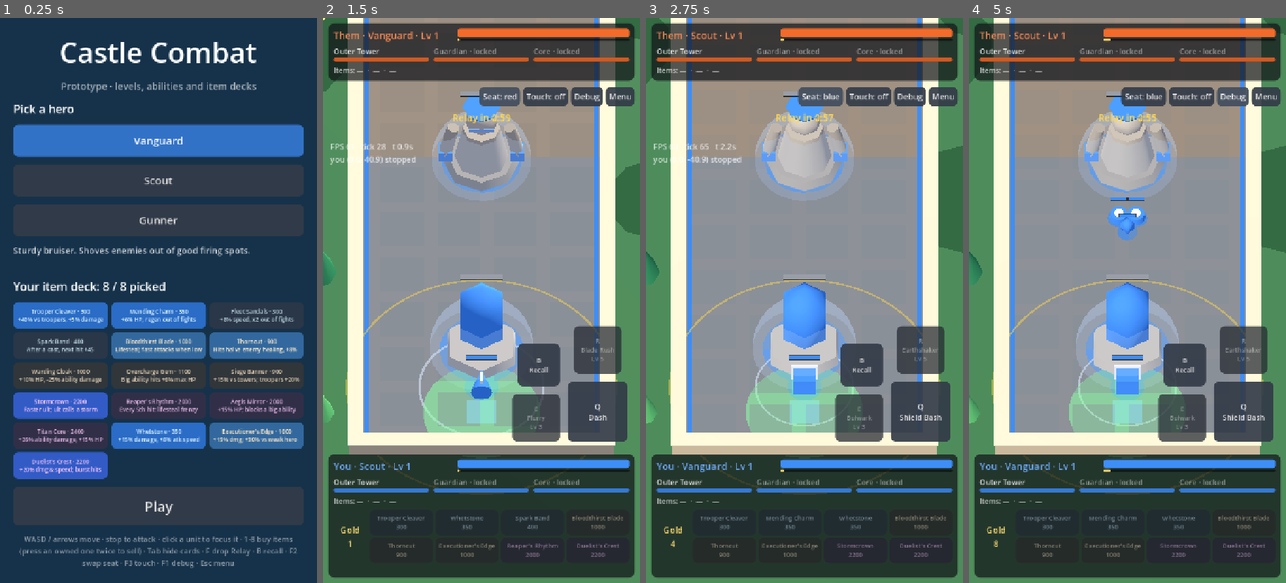
Above: before the commit, frames 1-4 (left to right).
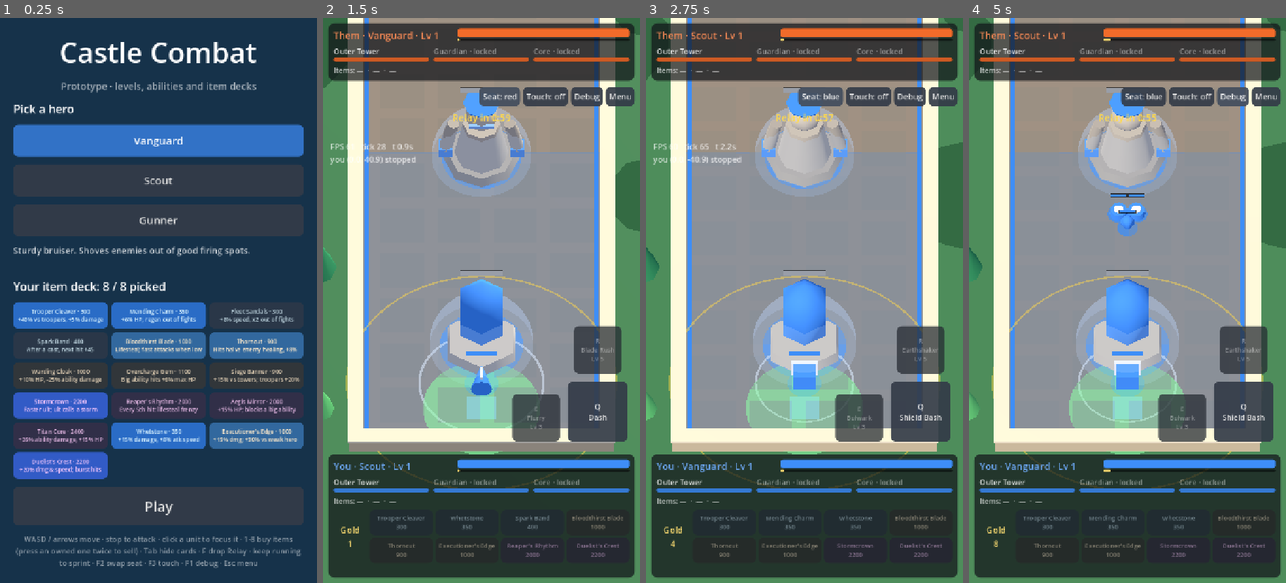
Above: after the commit, the same moments.

Repository: slimefromdq/castle-combat
Game: Godot game, scene res://scenes/main.tscn
Same seed, same stepped clock (60 frames per second), same inputs: the game is played once before the commit and once after it.
Inputs:
- Up to frame 1 (0.25 s): no input
- Up to frame 2 (1.5 s): click "Play" at 0.5 s; click "Seat: blue" at 1.25 s
- Up to frame 3 (2.75 s): click "Seat: red" at 2 s
- Up to frame 4 (5 s): click "Touch: off" at 2.75 s; click "Touch: on" at 3.5 s; click "Debug" at 4.25 s

The runs differ from the first frame. In frame 1, 0.8% of the frame differs, in the area x 4-96%, y 93-98%; in frame 2, 6.8%, in the area x 0-100%, y 0-78%; in frame 3, 6.2%; in frame 4, 6.8%.

Commit message:
Sprinting replaces Recall; camera stops at the map ends
- Sprint: 3.5 s of steady out-of-combat movement gives x1.45 speed; stopping,
  sharp turns, casting, the Relay or any damage end it
- Per-hero sprint look: lean, bounce and a coloured speed trail
- Camera clamps so the view between the HUD bands stays inside the map
- --stage=sprint dev arg

Co-Authored-By: Claude Opus 5.5 (1M context) <noreply@anthropic.com>
Claude-Session: https://claude.ai/code/session_016U3NDMcME21c1fhW6ggp5q

Diff:
--- a/data/heroes/gunner.tres
+++ b/data/heroes/gunner.tres
@@ -17,6 +17,9 @@
 shape = "cylinder"
 blurb = "Long range, fragile. Strong when left standing still."
 max_hp = 500.0
+sprint_color = Color(1, 0.9, 0.35, 1)
+sprint_lean_deg = 10.0
+sprint_bob = 0.18
 move_speed = 4.2
 radius = 0.5
 attack_range = 6.0
--- a/data/heroes/scout.tres
+++ b/data/heroes/scout.tres
@@ -17,6 +17,9 @@
 shape = "cone"
 blurb = "Fast and fragile. Dashes, flanks and runs the Relay."
 max_hp = 520.0
+sprint_color = Color(0.45, 0.95, 1, 1)
+sprint_lean_deg = 32.0
+sprint_bob = 0.12
 move_speed = 5.4
 radius = 0.5
 attack_range = 2.4
--- a/data/heroes/vanguard.tres
+++ b/data/heroes/vanguard.tres
@@ -17,6 +17,9 @@
 shape = "box"
 blurb = "Sturdy bruiser. Shoves enemies out of good firing spots."
 max_hp = 720.0
+sprint_color = Color(1, 0.62, 0.25, 1)
+sprint_lean_deg = 22.0
+sprint_bob = 0.05
 move_speed = 4.4
 radius = 0.5
 attack_range = 1.8
--- a/src/bot/bot_source.gd
+++ b/src/bot/bot_source.gd
@@ -120,13 +120,6 @@
 	var pad := MatchSim.to_team_space(team, sim.arena.heal_pad)
 	if _healing and (me.pos.distance_to(pad) > sim.arena.heal_pad_radius or sim.can_heal_at_base(me)):
 		cmd.drop_relay = me.carrying_relay
-		# Far from home and nobody close: recall (stand still) instead of walking.
-		var far := me.pos.distance_to(pad) > 12.0
-		var quiet := not (them.alive and them.pos.distance_to(me.pos) < 10.0) \
-				and _enemy_minions_near(sim, me.pos, 7.0) == 0
-		if far and quiet and not me.carrying_relay:
-			cmd.recall = me.recall_at < 0.0
-			return cmd
 		if me.pos.distance_to(pad) > 1.0:
 			cmd.move = _toward(me, _around_core(sim, me, pad))
 		return cmd
--- a/src/data/hero_data.gd
+++ b/src/data/hero_data.gd
@@ -19,6 +19,12 @@
 @export var attack_windup := 0.25
 @export var attack_interval := 0.85
 
+@export_group("Sprint look")
+## Speed-trail colour, forward lean (degrees) and bounce height while sprinting.
+@export var sprint_color := Color(1, 1, 1)
+@export var sprint_lean_deg := 15.0
+@export var sprint_bob := 0.08
+
 @export_group("Kit")
 ## Unlocked at levels 1, 3 and 5 (the last is the ultimate).
 @export var abilities: Array[AbilityData] = []
--- a/src/data/match_config.gd
+++ b/src/data/match_config.gd
@@ -98,10 +98,16 @@
 ## The denier collects this fraction of a denied minion's bounty (gold only).
 @export var deny_self_gold_fraction := 0.4
 
-@export_group("Recall")
-## Stand still this long to return to your healing pad. Moving, casting, carrying the
-## Relay, or taking damage cancels it.
-@export var recall_time := 3.0
+@export_group("Sprint")
+## Move this long in roughly one direction, out of combat, to start sprinting.
+@export var sprint_build_time := 3.5
+@export var sprint_speed_mult := 1.45
+## Turning more than this (degrees) away from your running direction resets the build-up.
+@export var sprint_turn_degrees := 50.0
+## How fast the running direction follows gentle curves (0..1 per tick).
+@export var sprint_turn_follow := 0.08
+## No sprint build-up for this long after hero combat or after taking any damage.
+@export var sprint_combat_delay := 3.0
 
 @export_group("Pacing: gold")
 ## All gold (passive, minions, knockouts) grows by gold_ramp_per_minute for every
--- a/src/input/input_setup.gd
+++ b/src/input/input_setup.gd
@@ -11,7 +11,6 @@
 	"cast_2": [KEY_E],
 	"cast_3": [KEY_R],
 	"drop_relay": [KEY_F],
-	"recall": [KEY_B],
 	"show_deck": [KEY_TAB],
 	"buy_1": [KEY_1],
 	"buy_2": [KEY_2],
--- a/src/input/local_player_source.gd
+++ b/src/input/local_player_source.gd
@@ -8,8 +8,6 @@
 var pending_target := 0
 ## Set by the F key or the Drop button; consumed by the next command.
 var pending_drop := false
-## Set by the B key or the Recall button.
-var pending_recall := false
 ## Item card slot to buy or sell (keys 1-8 or a tapped card), -1 for none.
 var pending_buy := -1
 var pending_sell := -1
@@ -29,8 +27,6 @@
 	pending_cast = -1
 	cmd.drop_relay = pending_drop
 	pending_drop = false
-	cmd.recall = pending_recall
-	pending_recall = false
 	cmd.buy_slot = pending_buy
 	pending_buy = -1
 	cmd.sell_slot = pending_sell
--- a/src/main.gd
+++ b/src/main.gd
@@ -157,7 +157,7 @@
 	_play.add_theme_font_size_override("font_size", 32)
 	_play.pressed.connect(_start_match)
 	v.add_child(_play)
-	var help := UiKit.label("WASD / arrows move · stop to attack · click a unit to focus it · 1-8 buy items (press an owned one twice to sell) · Tab hide cards · F drop Relay · B recall · F2 swap seat · F3 touch · F1 debug · Esc menu", 17, Color(1, 1, 1, 0.5))
+	var help := UiKit.label("WASD / arrows move · stop to attack · click a unit to focus it · 1-8 buy items (press an owned one twice to sell) · Tab hide cards · F drop Relay · keep running to sprint · F2 swap seat · F3 touch · F1 debug · Esc menu", 17, Color(1, 1, 1, 0.5))
 	help.autowrap_mode = TextServer.AUTOWRAP_WORD_SMART
 	help.horizontal_alignment = HORIZONTAL_ALIGNMENT_CENTER
 	v.add_child(help)
--- a/src/match_controller.gd
+++ b/src/match_controller.gd
@@ -86,7 +86,6 @@
 	hud.menu_pressed.connect(func() -> void: exit_requested.emit())
 	hud.restart_pressed.connect(func() -> void: restart_requested.emit())
 	hud.drop_pressed.connect(func() -> void: player.pending_drop = true)
-	hud.recall_pressed.connect(func() -> void: player.pending_recall = true)
 	hud.buy_pressed.connect(func(slot: int) -> void: player.pending_buy = slot)
 	hud.sell_pressed.connect(func(slot: int) -> void: player.pending_sell = slot)
 	hud.cast_pressed.connect(func(slot: int) -> void: player.pending_cast = slot)
@@ -132,6 +131,12 @@
 ## Guardian (beam active); "stomp" = the same, mid-way through a stomp telegraph.
 func stage(what: String) -> void:
 	var enemy := 1 - local_seat
+	if what == "sprint":
+		# Start in the lane in front of your tower (pair with --walk-up to see a sprint).
+		var me_s := sim.heroes[local_seat]
+		me_s.pos = MatchSim.to_team_space(local_seat, Vector2(0, -12))
+		me_s.prev_pos = me_s.pos
+		return
 	var theirs := sim.structures_of(enemy)
 	sim.apply_damage(theirs[0], theirs[0].max_hp * 10.0, sim.heroes[local_seat])
 	var g := theirs[1]
@@ -183,8 +188,6 @@
 		toggle_touch()
 	elif event.is_action_pressed("drop_relay"):
 		player.pending_drop = true
-	elif event.is_action_pressed("recall"):
-		player.pending_recall = true
 	elif event.is_action_pressed("show_deck"):
 		hud.toggle_tray()
 	elif event.is_action_pressed("toggle_debug"):
--- a/src/sim/hero_state.gd
+++ b/src/sim/hero_state.gd
@@ -61,8 +61,13 @@
 var forced_ticks := 0
 var forced_action := Callable()
 ## A channelled ability (Barrage): pulses left, time of the next one, where it lands.
-## Recall: when it completes (-1 = not recalling).
-var recall_at := -1.0
+## Sprint: build-up seconds, running direction, and the speed multiplier while sprinting.
+var sprint_build := 0.0
+var sprint_dir := Vector2.ZERO
+var sprinting := false
+var sprint_mult := 1.0
+## Last time this hero took damage from anything (towers and minions too).
+var last_damaged_time := -1000.0
 var channel: AbilityData
 var channel_point := Vector2.ZERO
 var channel_pulses_left := 0
@@ -92,7 +97,7 @@
 	var mult := _move_speed_mult
 	if _now - last_hero_combat_time >= OUT_OF_COMBAT_DELAY:
 		mult += item_total(&"out_of_combat_speed_bonus")
-	return data.move_speed * mult * (carry_speed_mult if carrying_relay else 1.0) * slowed
+	return data.move_speed * mult * sprint_mult * (carry_speed_mult if carrying_relay else 1.0) * slowed
 
 
 ## Seconds without dealing or taking hero damage before you count as out of combat.
--- a/src/sim/match_sim.gd
+++ b/src/sim/match_sim.gd
@@ -104,7 +104,7 @@
 		hero._now = time
 		if cmd.cast_slot >= 0:
 			Abilities.try_cast(self, hero, cmd.cast_slot, cmd.move)
-		Recall.tick(self, hero, cmd)
+		Sprint.tick(self, hero, cmd)
 		if Abilities.move_forced(self, hero):
 			hero.moving = true  # Dashing or knocked back: no attacking meanwhile.
 		elif hero.is_stunned(time):
@@ -119,7 +119,7 @@
 	MinionAI.separate(self)
 	for hero in heroes:
 		_update_preferred_target(hero)
-		var may_attack := hero.alive and not hero.moving and not hero.is_stunned(time) and not hero.is_channeling() and hero.recall_at < 0.0
+		var may_attack := hero.alive and not hero.moving and not hero.is_stunned(time) and not hero.is_channeling()
 		CombatSystem.tick_attack(self, hero, may_attack, Targeting.for_hero.bind(self, hero))
 	for s in structures:
 		var previous := s.attack_target
@@ -192,7 +192,8 @@
 			hero_src.last_hero_combat_time = time
 	var dealt := minf(target.hp, maxf(0.0, amount))
 	if amount > 0.0 and target is HeroState:
-		Recall.cancel(self, target)
+		target.last_damaged_time = time
+		Sprint.stop(self, target)
 	if amount > 0.0:
 		target.hp = maxf(0.0, target.hp - amount)
 		if target.hp <= 0.0:
--- a/src/sim/player_command.gd
+++ b/src/sim/player_command.gd
@@ -10,8 +10,6 @@
 ## Ability to cast this tick: 0, 1 or 2 (the ultimate), or -1.
 var cast_slot := -1
 var drop_relay := false
-## Start a recall to base.
-var recall := false
 ## Deck card slot to buy, or -1.
 var buy_slot := -1
 ## Deck card slot whose owned item to sell back, or -1.
--- a/src/sim/recall.gd
+++ /dev/null
@@ -1,43 +0,0 @@
-class_name Recall
-## Recall (Lucy's playtest): stand still for recall_time to return to your healing pad.
-## Moving, casting, carrying the Relay, being stunned or knocked back, or taking any
-## damage cancels it.
-
-
-static func problem(sim: MatchSim, h: HeroState) -> String:
-	if not h.alive:
-		return "knocked out"
-	if h.carrying_relay:
-		return "carrying the Relay"
-	if h.recall_at >= 0.0:
-		return "already recalling"
-	return ""
-
-
-static func tick(sim: MatchSim, h: HeroState, cmd: PlayerCommand) -> void:
-	if not h.alive:
-		h.recall_at = -1.0
-		return
-	if cmd.recall and problem(sim, h) == "":
-		h.recall_at = sim.time + sim.config.recall_time
-		sim.emit_event(&"recall_started", {"hero": h.id, "team": h.team, "at": h.recall_at})
-		return
-	if h.recall_at < 0.0:
-		return
-	var moved := cmd.move.length() > sim.config.move_dead_zone
-	if moved or cmd.cast_slot >= 0 or h.carrying_relay or h.is_stunned(sim.time) \
-			or Abilities.move_forced(sim, h) or h.is_channeling():
-		cancel(sim, h)
-	elif sim.time + 0.0001 >= h.recall_at:
-		h.recall_at = -1.0
-		h.pos = MatchSim.to_team_space(h.team, sim.arena.heal_pad)
-		h.prev_pos = h.pos
-		h.attack_target = 0
-		sim.emit_event(&"recalled", {"hero": h.id, "team": h.team})
-
-
-static func cancel(sim: MatchSim, h: HeroState) -> void:
-	if h.recall_at < 0.0:
-		return
-	h.recall_at = -1.0
-	sim.emit_event(&"recall_cancelled", {"hero": h.id, "team": h.team})
--- /dev/null
+++ b/src/sim/sprint.gd
@@ -0,0 +1,44 @@
+class_name Sprint
+## Sprinting (Lucy's replacement for Recall): keep moving in roughly the same direction,
+## out of combat, for sprint_build_time and your hero breaks into a sprint. Stopping
+## (which is also how you attack), turning sharply, casting, carrying the Relay, being
+## stunned or knocked back, or taking any damage ends it and resets the build-up.
+
+
+## Called each tick before the hero moves, so the sprint speed applies this tick.
+static func tick(sim: MatchSim, h: HeroState, cmd: PlayerCommand) -> void:
+	var cfg := sim.config
+	var v := cmd.move
+	if v.length() < cfg.move_dead_zone or blocked(sim, h, cmd):
+		stop(sim, h)
+		return
+	var dir := v.normalized()
+	if h.sprint_build <= 0.0:
+		h.sprint_dir = dir
+	elif dir.dot(h.sprint_dir) < cos(deg_to_rad(cfg.sprint_turn_degrees)):
+		stop(sim, h)
+		h.sprint_dir = dir
+	else:
+		# Gentle curves (around the Core, along the lane) keep the sprint going.
+		h.sprint_dir = h.sprint_dir.lerp(dir, cfg.sprint_turn_follow).normalized()
+	h.sprint_build += sim.dt
+	if not h.sprinting and h.sprint_build + 0.0001 >= cfg.sprint_build_time:
+		h.sprinting = true
+		h.sprint_mult = cfg.sprint_speed_mult
+		sim.emit_event(&"sprint_started", {"hero": h.id, "team": h.team})
+
+
+static func blocked(sim: MatchSim, h: HeroState, cmd: PlayerCommand) -> bool:
+	return not h.alive or h.carrying_relay or cmd.cast_slot >= 0 or h.is_stunned(sim.time) \
+			or Abilities.move_forced(sim, h) or h.is_channeling() \
+			or sim.time - h.last_hero_combat_time < sim.config.sprint_combat_delay \
+			or sim.time - h.last_damaged_time < sim.config.sprint_combat_delay
+
+
+## Ends a sprint (if any) and resets the build-up.
+static func stop(sim: MatchSim, h: HeroState) -> void:
+	h.sprint_build = 0.0
+	h.sprint_mult = 1.0
+	if h.sprinting:
+		h.sprinting = false
+		sim.emit_event(&"sprint_ended", {"hero": h.id, "team": h.team})
--- a/src/ui/hud.gd
+++ b/src/ui/hud.gd
@@ -10,7 +10,6 @@
 signal menu_pressed
 signal restart_pressed
 signal drop_pressed
-signal recall_pressed
 signal buy_pressed(slot: int)
 signal sell_pressed(slot: int)
 signal cast_pressed(slot: int)
@@ -35,7 +34,6 @@
 var _flash: Label
 var _flash_until := 0
 var _drop: Button
-var _recall: Button
 var _cards: Array[Button] = []
 var _ability_buttons: Array[Button] = []
 var _you_xp: ProgressBar
@@ -110,8 +108,6 @@
 	_relay.text = ("OVERTIME · " if sim.overtime else "") + _relay_text(sim, seat)
 	_flash.visible = Time.get_ticks_msec() < _flash_until
 	_drop.visible = me.carrying_relay
-	_recall.visible = me.alive and not me.carrying_relay and not sim.over
-	_recall.text = "Recall\n%.1f" % maxf(0.0, me.recall_at - sim.time) if me.recall_at >= 0.0 else "B\nRecall"
 	if debug_visible:
 		_debug.text = "FPS %d   tick %d   t %.1fs\nyou (%.1f, %.1f) %s" % [
 			fps, sim.tick, sim.time, me.pos.x, me.pos.y, "moving" if me.moving else "stopped"]
@@ -228,12 +224,6 @@
 		&"guardian_slam_windup":
 			if data.team != seat and _sim_for_text != null and _sim_for_text.heroes[seat].pos.distance_to(_sim_for_text.get_entity(data.id).pos) < data.radius + 1.5:
 				text = "Guardian slam! Get out!"
-		&"recall_started":
-			if data.team == seat:
-				text = "Recalling... stand still"
-		&"recall_cancelled":
-			if data.team == seat:
-				text = "Recall cancelled"
 		&"item_sold":
 			if data.team == seat:
 				text = "Sold %s for %d" % [_item_name(data.item), int(data.refund)]
@@ -480,17 +470,6 @@
 	_drop.pressed.connect(func() -> void: drop_pressed.emit())
 	_drop.visible = false
 	_root.add_child(_drop)
-	# Recall sits where Drop does (you can't recall while carrying). Keyboard: B.
-	_recall = UiKit.button("B\nRecall", Vector2(96, 96))
-	_recall.set_anchors_preset(Control.PRESET_BOTTOM_RIGHT)
-	_recall.offset_right = _drop.offset_right
-	_recall.offset_left = _drop.offset_left
-	_recall.offset_bottom = _drop.offset_bottom
-	_recall.offset_top = _drop.offset_top
-	_recall.add_theme_font_size_override("font_size", 15)
-	_recall.tooltip_text = "B: recall to your healing pad (stand still %d s; damage cancels)" % int(MatchController.CONFIG.recall_time)
-	_recall.pressed.connect(func() -> void: recall_pressed.emit())
-	_root.add_child(_recall)
 
 
 ## A square button anchored to the bottom right, `right`/`bottom` px in from the corner
--- a/src/view/camera_rig.gd
+++ b/src/view/camera_rig.gd
@@ -10,6 +10,10 @@
 const LEAD := 3.3
 const DISTANCE := 40.0
 const FOLLOW_SHARPNESS := 8.0
+## The view stops this far (metres) past the end walls, so it never shows the void
+## beyond the map. Screen bands covered by the HUD don't count as visible.
+const EDGE_MARGIN := 0.8
+const HUD_TOP_PX := 150.0
 
 var camera: Camera3D
 var seat := MatchSim.BLUE
@@ -42,12 +46,35 @@
 	var target := hero_world + forward * LEAD
 	target.x = clampf(target.x * 0.6, -2.5, 2.5)
 	target.y = 0.0
-	target.z = clampf(target.z, -(half_length - 8.0), half_length - 8.0)
+	target.z = _clamp_to_map(target.z, forward.z)
 	if snap:
 		_focus = target
 	else:
 		_focus = _focus.lerp(target, 1.0 - exp(-FOLLOW_SHARPNESS * delta))
 	_apply()
+
+
+## Keeps the visible stretch of ground (between the HUD bands) inside the map. Along the
+## lane the ground visible above and below the focus is fixed for a given screen, so
+## the focus just gets a range; if the map is shorter than the view, it centres.
+func _clamp_to_map(z: float, fwd_z: float) -> float:
+	var vp := get_viewport()
+	if vp == null:
+		return z
+	var s := vp.get_visible_rect().size
+	if s.x <= 0.0 or s.y <= 0.0:
+		return z
+	var h := camera.size if camera.keep_aspect == Camera3D.KEEP_HEIGHT else camera.size * s.y / s.x
+	var per_px := h / s.y
+	var sin_p := sin(deg_to_rad(PITCH_DEG))
+	var ahead := (h / 2.0 - HUD_TOP_PX * per_px) / sin_p
+	var behind := (h / 2.0 - Hud.BOTTOM_H * per_px) / sin_p
+	var edge := half_length + EDGE_MARGIN
+	var along := z * fwd_z  # Position along the view direction (fwd_z is +-1).
+	var lo := -edge + behind
+	var hi := edge - ahead
+	along = (lo + hi) / 2.0 if lo > hi else clampf(along, lo, hi)
+	return along * fwd_z
 
 
 ## Portrait screens show VIEW_WIDTH metres across. Wider screens (a desktop browser) keep
--- a/src/view/match_view.gd
+++ b/src/view/match_view.gd
@@ -133,11 +133,23 @@
 			var body: Node3D = node.get_node("Body")
 			var target_yaw := atan2(-facing.x, facing.y)
 			body.rotation.y = target_yaw if snap else lerp_angle(body.rotation.y, target_yaw, 1.0 - exp(-18.0 * delta))
+		if e is HeroState:
+			_sprint_pose(e, node.get_node("Body"), delta)
 	_update_helpers()
 	_relay_view.render(alpha)
 	_status.render()
 	var me := sim.heroes[local_seat]
 	camera_rig.follow(to_world(me.prev_pos.lerp(me.pos, alpha)), delta, snap)
+
+
+## Sprinting heroes lean into the run and bounce (each hero its own way, see HeroData).
+func _sprint_pose(h: HeroState, body: Node3D, delta: float) -> void:
+	var d := h.data
+	var k := 1.0 - exp(-10.0 * delta)
+	var lean := -deg_to_rad(d.sprint_lean_deg) if h.sprinting else 0.0
+	body.rotation.x = lerpf(body.rotation.x, lean, k)
+	var bob := absf(sin(Time.get_ticks_msec() / 70.0)) * d.sprint_bob if h.sprinting else 0.0
+	body.position.y = lerpf(body.position.y, bob, k * 2.0)
 
 
 ## A "!" over minions and towers that a hero's attack has called: red when they are
--- a/src/view/status_fx.gd
+++ b/src/view/status_fx.gd
@@ -8,9 +8,14 @@
 var _parts: Dictionary = {}
 var _rings: Array = []
 var _ring_mesh := TorusMesh.new()
+## Sprint speed trail: short streaks left behind a sprinting hero, fading out.
+var _streaks: Array = []
+var _streak_mesh := BoxMesh.new()
+var _next_streak := {}
 
 
 func _ready() -> void:
+	_streak_mesh.size = Vector3(0.14, 0.06, 1.4)
 	_ring_mesh.inner_radius = 0.92
 	_ring_mesh.outer_radius = 1.0
 	_ring_mesh.rings = 48
@@ -26,10 +31,10 @@
 			var g: SimEntity = view.sim.get_entity(data.id)
 			if g != null:
 				_spawn_ring(g.pos, data.radius + 1.0, Color(1.0, 0.35, 0.2))
-		&"recalled":
-			var rh: SimEntity = view.sim.get_entity(data.hero)
-			if rh != null:
-				_spawn_ring(rh.pos, 2.0, Color(0.55, 1.0, 0.7))
+		&"sprint_started":
+			var sh: HeroState = view.sim.get_entity(data.hero) as HeroState
+			if sh != null:
+				_spawn_ring(sh.pos, 1.3, sh.data.sprint_color)
 		&"barrage_pulse":
 			var h: SimEntity = view.sim.get_entity(data.hero)
 			_spawn_ring(data.point, data.radius, Palette.team_color(h != null and h.team == view.local_seat).lightened(0.2))
@@ -56,13 +61,6 @@
 		p.frenzy.visible = h.alive and h.frenzy_left > 0
 		p.frenzy.position = at + Vector3(0, 0.14, 0)
 		p.frenzy.scale = Vector3.ONE * (0.6 + 0.06 * sin(Time.get_ticks_msec() / 45.0))
-		# Recall: a ring that closes in on the hero as the recall completes.
-		p.recall.visible = h.alive and h.recall_at >= 0.0
-		if p.recall.visible:
-			var k := clampf(1.0 - (h.recall_at - sim.time) / sim.config.recall_time, 0.0, 1.0)
-			var rr := lerpf(1.8, 0.55, k)
-			p.recall.position = at + Vector3(0, 0.1 + 1.6 * k, 0)
-			p.recall.scale = Vector3(rr, 0.05, rr)
 		p.zone.visible = h.alive and h.is_channeling()
 		if p.zone.visible:
 			var r := h.channel.radius
@@ -72,6 +70,7 @@
 		if st.is_guardian():
 			_render_guardian(st)
 	_update_rings()
+	_update_streaks(sim)
 
 
 ## Guardian beam (always visible while it has a target, hotter as it ramps, with a
@@ -146,7 +145,6 @@
 		"zone": UnitFactory.part(self, _ring_mesh, Color(team_c.lightened(0.2), 0.9), Vector3.ZERO, Vector3.ZERO, true),
 		"wounds": UnitFactory.part(self, _ring_mesh, Color(0.55, 0.05, 0.1, 0.9), Vector3.ZERO, Vector3.ZERO, true),
 		"frenzy": UnitFactory.part(self, _ring_mesh, Color(1.0, 0.2, 0.25, 0.9), Vector3.ZERO, Vector3.ZERO, true),
-		"recall": UnitFactory.part(self, _ring_mesh, Color(0.55, 1.0, 0.7, 0.9), Vector3.ZERO, Vector3.ZERO, true),
 	}
 	parts.wounds.scale = Vector3(1.05, 0.03, 1.05)
 	parts.shield.scale = Vector3(0.95, 0.95, 0.95)
@@ -178,6 +176,34 @@
 		(g.node.material_override as StandardMaterial3D).albedo_color.a = 1.0 - k
 
 
+## Every 0.05 s a sprinting hero drops two streaks (one per side) in its trail colour.
+func _update_streaks(sim: MatchSim) -> void:
+	var now := Time.get_ticks_msec() / 1000.0
+	for h in sim.heroes:
+		if not (h.alive and h.sprinting) or now < _next_streak.get(h.id, 0.0):
+			continue
+		_next_streak[h.id] = now + 0.05
+		var at := view.unit_position(h.id)
+		var back := Vector3(-h.facing.x, 0, h.facing.y)  # Sim y is world -z.
+		var side := Vector3(back.z, 0, -back.x)
+		var yaw := atan2(-h.facing.x, h.facing.y)
+		for s: float in [-1.0, 1.0]:
+			var p := at + back * 0.7 + side * (0.28 * s) + Vector3(0, 0.25 + 0.2 * randf(), 0)
+			var node := UnitFactory.part(self, _streak_mesh, Color(h.data.sprint_color, 0.85), p, Vector3(0, rad_to_deg(yaw), 0), true)
+			_streaks.append({"node": node, "t": 0.0})
+	var delta := get_process_delta_time()
+	for i in range(_streaks.size() - 1, -1, -1):
+		var g: Dictionary = _streaks[i]
+		g.t += delta
+		var k: float = g.t / 0.3
+		if k >= 1.0:
+			g.node.queue_free()
+			_streaks.remove_at(i)
+			continue
+		g.node.scale = Vector3(1.0, 1.0, 1.0 - 0.6 * k)
+		(g.node.material_override as StandardMaterial3D).albedo_color.a = 0.85 * (1.0 - k)
+
+
 ## Seat swaps rebuild team colors.
 func reset() -> void:
 	for id in _parts:
--- a/tests/test_qol.gd
+++ b/tests/test_qol.gd
@@ -1,5 +1,5 @@
 extends TestCase
-## Recall, shop range, deny gold and the basic-attack items (Lucy's playtest notes).
+## Sprinting, shop range, deny gold and the basic-attack items (Lucy's playtest notes).
 
 
 func _item(id: StringName) -> ItemData:
@@ -23,37 +23,50 @@
 	sim.step([blue, null])
 
 
-func _recall_cmd() -> PlayerCommand:
-	var cmd := PlayerCommand.new()
-	cmd.recall = true
-	return cmd
+func _walk(sim: MatchSim, dir: Vector2, seconds: float) -> void:
+	run_ticks(sim, int(round(seconds / sim.dt)), dir)
 
 
-func test_recall_takes_you_home() -> void:
+func test_sprint_after_moving_out_of_combat() -> void:
 	var sim := _sim()
 	var blue := sim.heroes[0]
-	_step(sim, _recall_cmd())
-	check(blue.recall_at > 0.0, "recall started")
-	run_ticks(sim, int((sim.config.recall_time - 0.2) / sim.dt))
-	check(blue.pos.distance_to(Vector2(0, -2)) < 0.1, "still in lane just before it completes")
-	run_ticks(sim, int(0.4 / sim.dt))
-	check(blue.pos.distance_to(sim.arena.heal_pad) < 0.1, "on the healing pad after recall_time")
-	check(blue.recall_at < 0.0, "recall finished")
+	place(blue, Vector2(0, 0))
+	_walk(sim, Vector2(0, -1), sim.config.sprint_build_time - 0.2)
+	check(not blue.sprinting, "no sprint before the build-up")
+	var walk := blue.move_speed()
+	_walk(sim, Vector2(0, -1), 0.4)
+	check(blue.sprinting, "sprinting after %.1f s" % sim.config.sprint_build_time)
+	check_near(blue.move_speed(), walk * sim.config.sprint_speed_mult, 0.01, "faster")
+	_walk(sim, Vector2(0.3, -1).normalized(), 1.0)
+	check(blue.sprinting, "a gentle curve keeps it")
+	_walk(sim, Vector2(1, 0), 0.1)
+	check(not blue.sprinting, "a sharp turn ends it")
 
 
-func test_recall_cancels_on_move_and_damage() -> void:
+func test_sprint_ends_on_stop_damage_cast_and_combat() -> void:
 	var sim := _sim()
 	var blue := sim.heroes[0]
-	_step(sim, _recall_cmd())
-	run_ticks(sim, 10, Vector2(1, 0))
-	check(blue.recall_at < 0.0, "moving cancels it")
-	_step(sim, _recall_cmd())
-	sim.apply_damage(blue, 5.0, sim.heroes[1])
-	check(blue.recall_at < 0.0, "damage cancels it")
-	run_ticks(sim, int((sim.config.recall_time + 0.5) / sim.dt))
-	check(blue.pos.y > -10.0, "never teleported")
+	var red := sim.heroes[1]
+	place(blue, Vector2(0, 0))
+	_walk(sim, Vector2(0, -1), sim.config.sprint_build_time + 0.2)
+	check(blue.sprinting, "sprinting")
+	run_ticks(sim, 1)
+	check(not blue.sprinting and blue.sprint_build == 0.0, "stopping (to attack) ends it")
+	_walk(sim, Vector2(0, -1), sim.config.sprint_build_time + 0.2)
+	check(blue.sprinting, "sprinting again")
+	var m := sim.spawn_minion(melee(), MatchSim.RED, Vector2(5, 0))
+	sim.apply_damage(blue, 1.0, m)
+	check(not blue.sprinting, "any damage ends it")
+	_walk(sim, Vector2(0, -1), sim.config.sprint_build_time + 0.2)
+	check(not blue.sprinting, "no build-up for a while after being hit")
+	_walk(sim, Vector2(0, 1), sim.config.sprint_build_time + 0.2)
+	check(blue.sprinting, "back to sprinting once out of combat")
+	sim.apply_damage(red, 1.0, blue)
+	_walk(sim, Vector2(0, 1), 0.1)
+	check(not blue.sprinting, "hitting the enemy hero puts you in combat")
 	blue.carrying_relay = true
-	check(Recall.problem(sim, blue) != "", "no recall with the Relay")
+	_walk(sim, Vector2(0, -1), sim.config.sprint_combat_delay + sim.config.sprint_build_time + 0.5)
+	check(not blue.sprinting, "no sprinting with the Relay")
 
 
 func test_shop_only_near_your_structures() -> void:
Not shown, removed: src/sim/recall.gd.uid
Not shown, added: src/sim/sprint.gd.uid
Not shown, changed: DEV_NOTES.md
